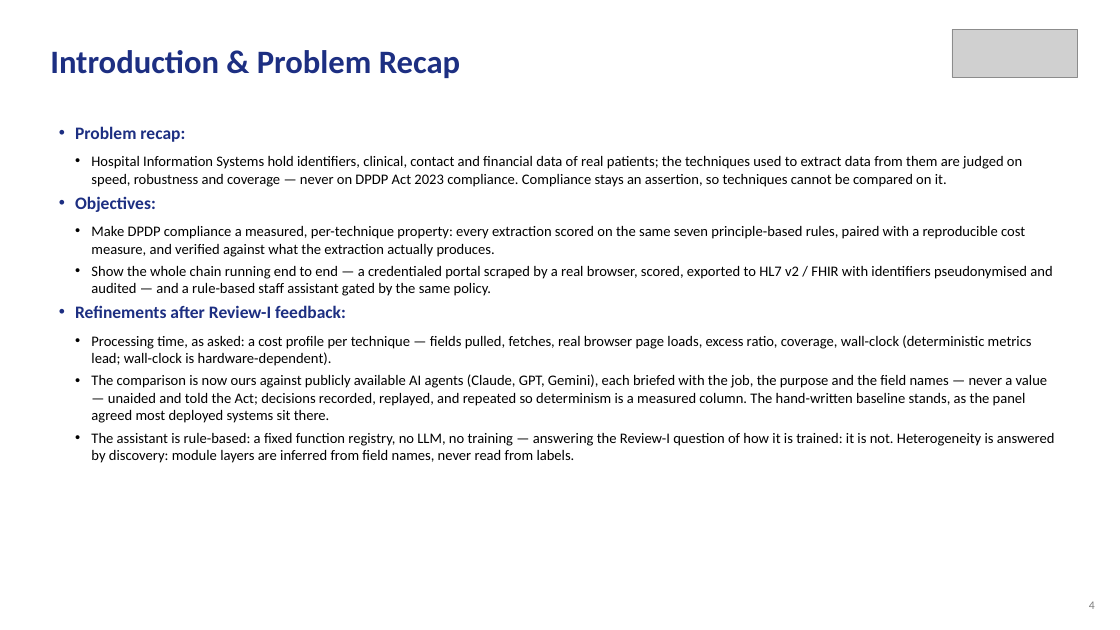
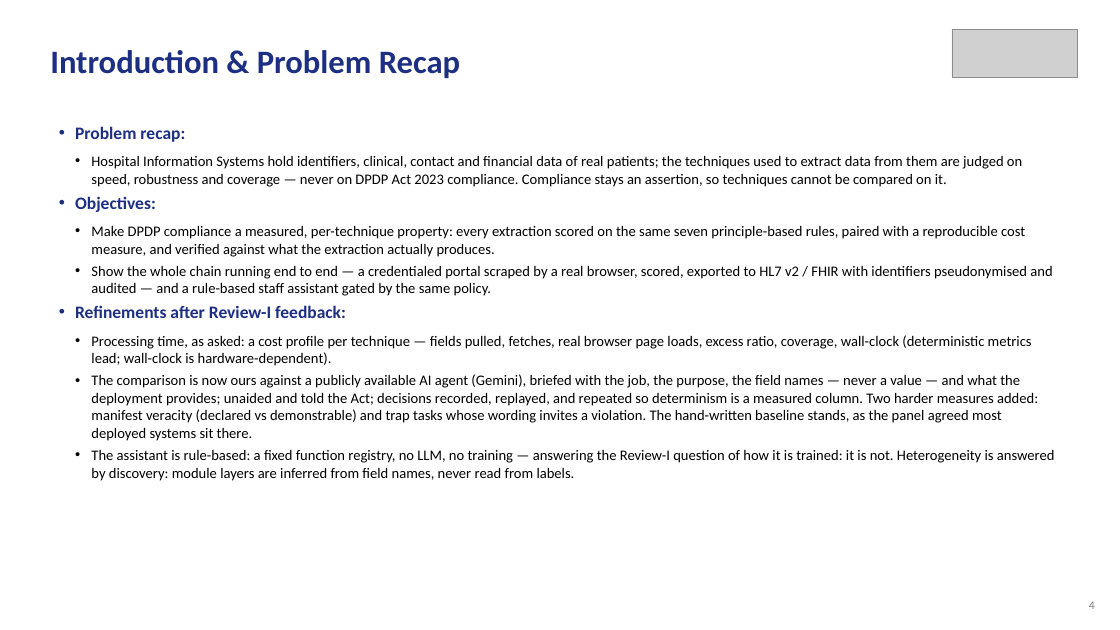
Before and after one commit to aysk1209/his-scraping-dpdp-project, a slide deck: slide 4 of Review-II.pptx. Drawn at 1120x630 pixels with LibreOffice and Linux fonts; fonts in the diff are those of the drawing; grey boxes stand for pictures. Boxes give left, top, right and bottom in pixels: in the first picture for what was removed or moved away, otherwise in the second. Text is boxed around its words. In the diff, an @@ line names an element or a change of style, - is before the commit and + after.

```diff
--- a/Review-II.pptx
+++ b/Review-II.pptx
@@ text at (91, 374, 1038, 441): text changed @@
-  • The comparison is now ours against publicly available AI agents (Claude, GPT, Gemini), each briefed with the job, the purpose and the field names — never a value — unaided and told the Act; decisions recorded, replayed, and repeated so determinism is a measured column. The hand-written baseline stands, as the panel agreed most deployed systems sit there.
+  • The comparison is now ours against a publicly available AI agent (Gemini), briefed with the job, the purpose, the field names — never a value — and what the deployment provides; unaided and told the Act; decisions recorded, replayed, and repeated so determinism is a measured column. Two harder measures added: manifest veracity (declared vs demonstrable) and trap tasks whose wording invites a violation. The hand-written baseline stands, as the panel agreed most deployed systems sit there.
```
Also in this commit, not shown: 1 other slide changed, 9 other files.
